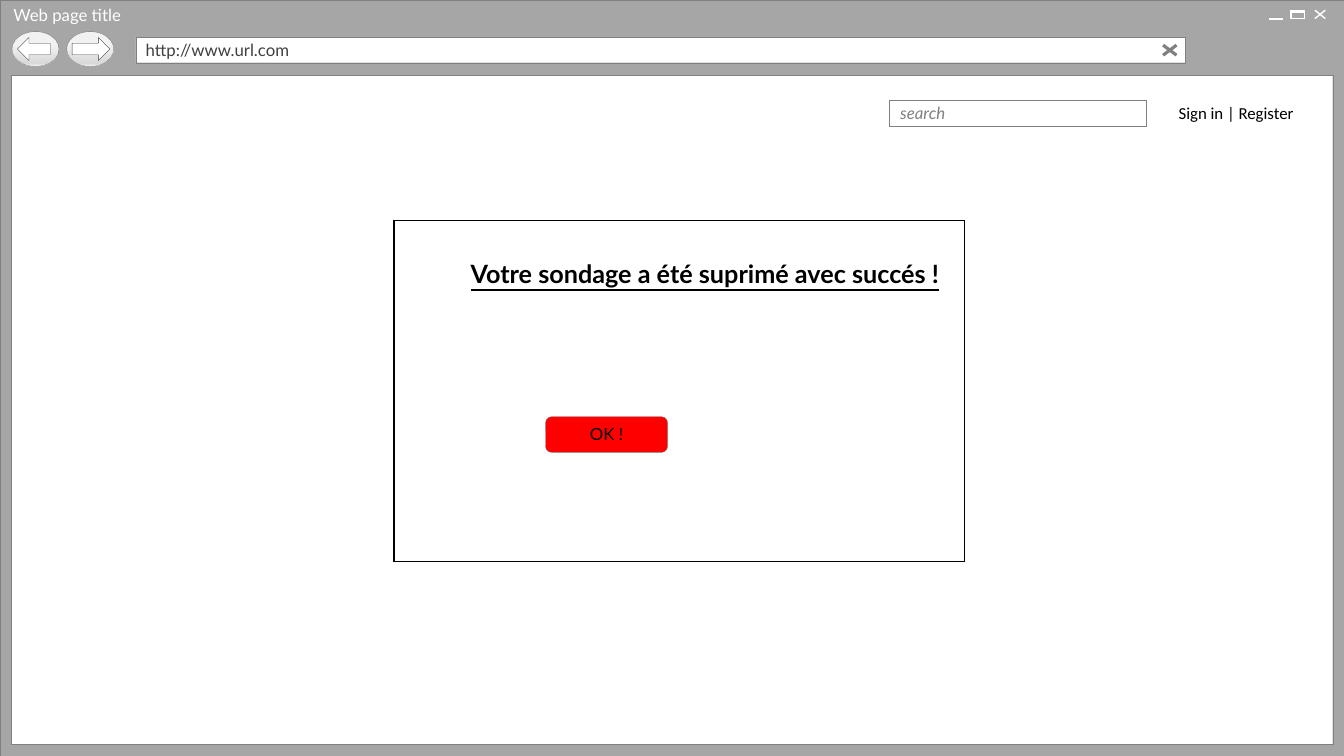
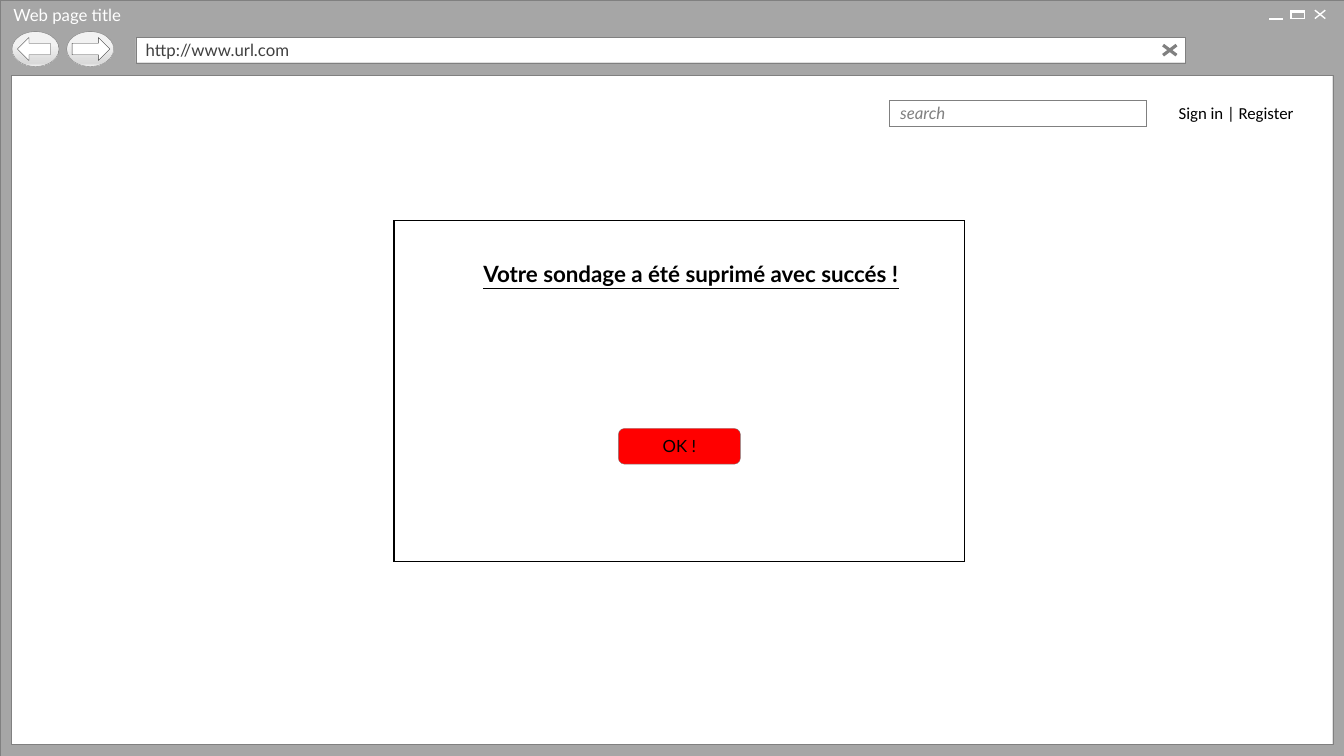
Before and after one commit to Holyz1988/PROJET1-ASP.NET, a slide deck: slide 22 of Page d’acceuil.pptx (slide 23 before the commit). Drawn at 1344x756 pixels with LibreOffice and Linux fonts; fonts in the diff are those of the drawing; background and template pictures are left out. Boxes give left, top, right and bottom in pixels: in the first picture for what was removed or moved away, otherwise in the second. Text is boxed around its words. In the diff, an @@ line names an element or a change of style, - is before the commit and + after.

```diff
--- a/Page d’acceuil.pptx
+++ b/Page d’acceuil.pptx
@@ text "Votre sondage a été suprimé ..." at <box>483,265,886,286</box>: size 18 to 16 pt; alignment right to centre @@
@@ rounded rectangle "OK !": place and size @@
-rounded rectangle "OK !" at <box>545,416,667,452</box>
+rounded rectangle "OK !" at <box>619,429,741,464</box>
```
Also in this commit, not shown: 14 other slides changed, 1 slide removed.
